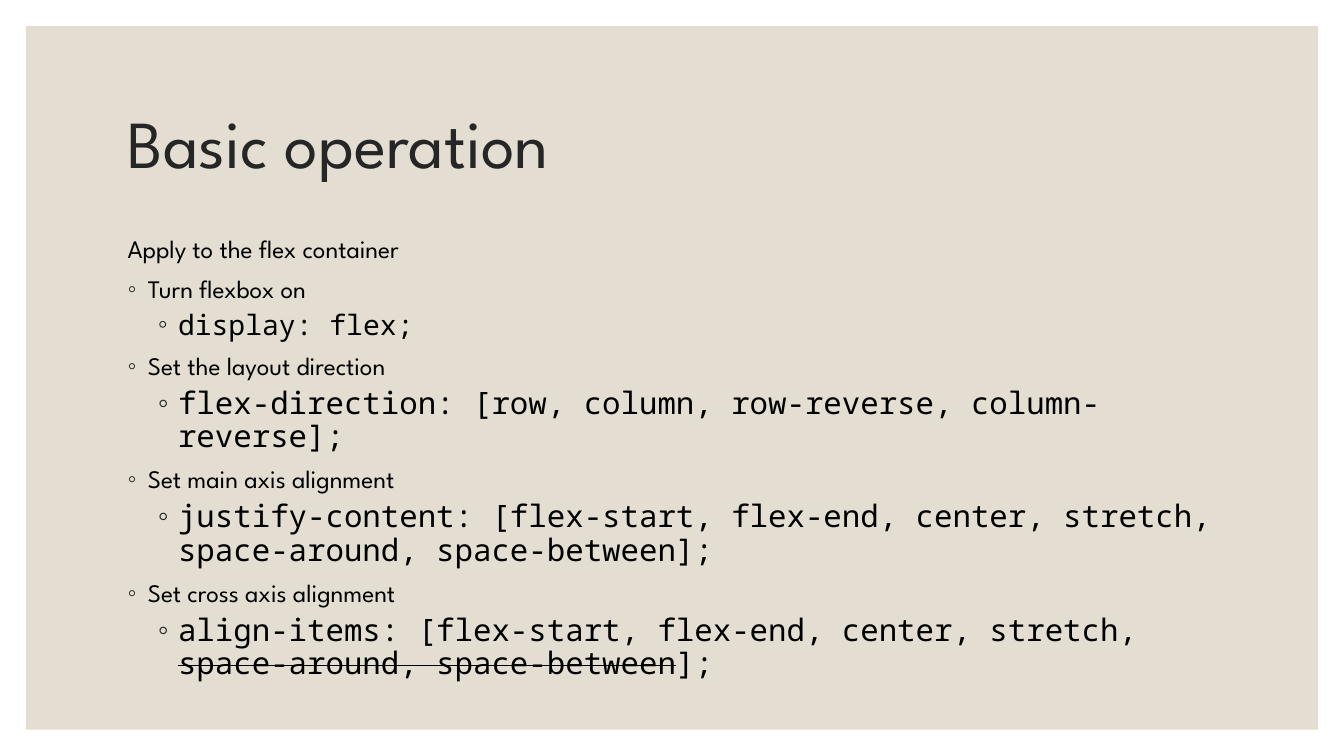
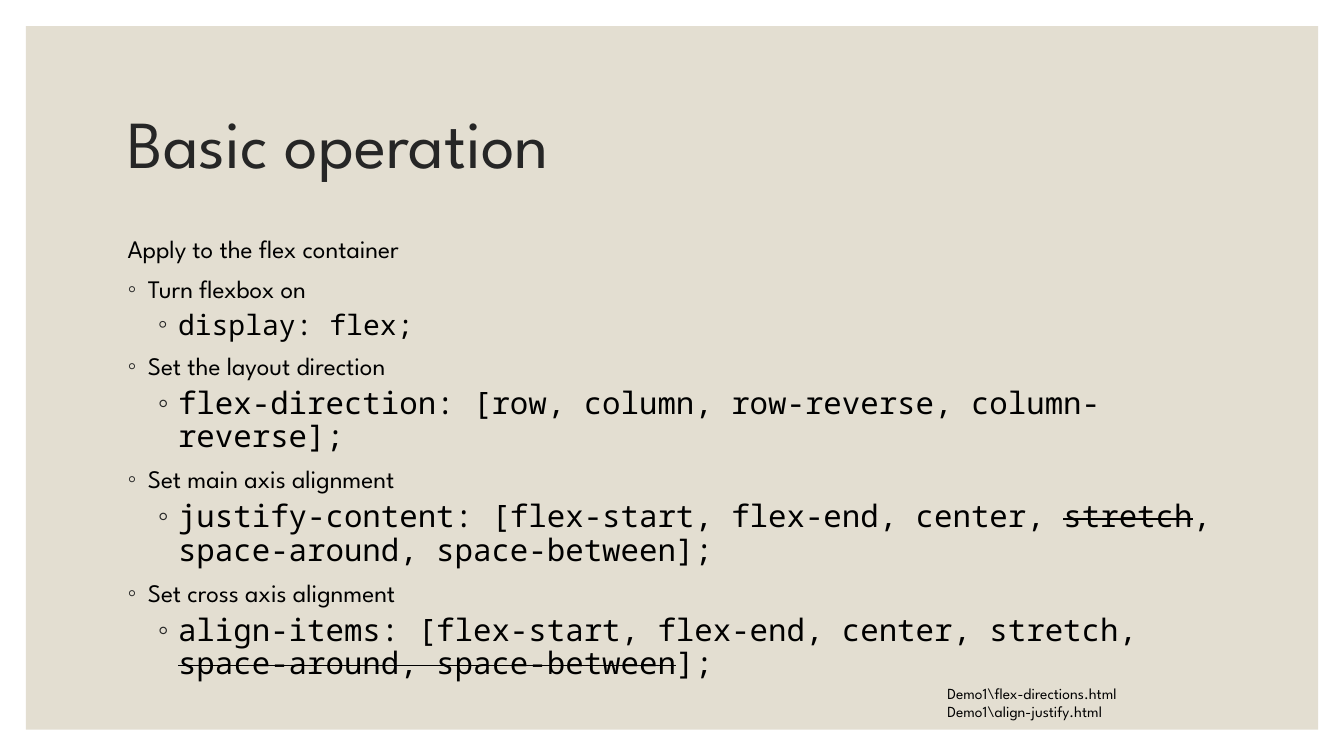
Before and after one commit to mikehans/FE-meetup-flexbox, a slide deck: slide 3 of talk/talk.pptx. Drawn at 1344x756 pixels with LibreOffice and Linux fonts; fonts in the diff are those of the drawing. Boxes give left, top, right and bottom in pixels: in the first picture for what was removed or moved away, otherwise in the second. Text is boxed around its words. In the diff, an @@ line names an element or a change of style, - is before the commit and + after.

```diff
--- a/talk/talk.pptx
+++ b/talk/talk.pptx
@@ text at <box>178,503,1211,569</box>: strikethrough on in "stretch," @@
@@ text added at <box>947,688,1116,721</box>, 11 pt, text #000000 @@
+Demo1\flex-directions.html
+Demo1\align-justify.html
```
Also in this commit, not shown: 4 other slides changed, 1 slide added, 3 other files.
